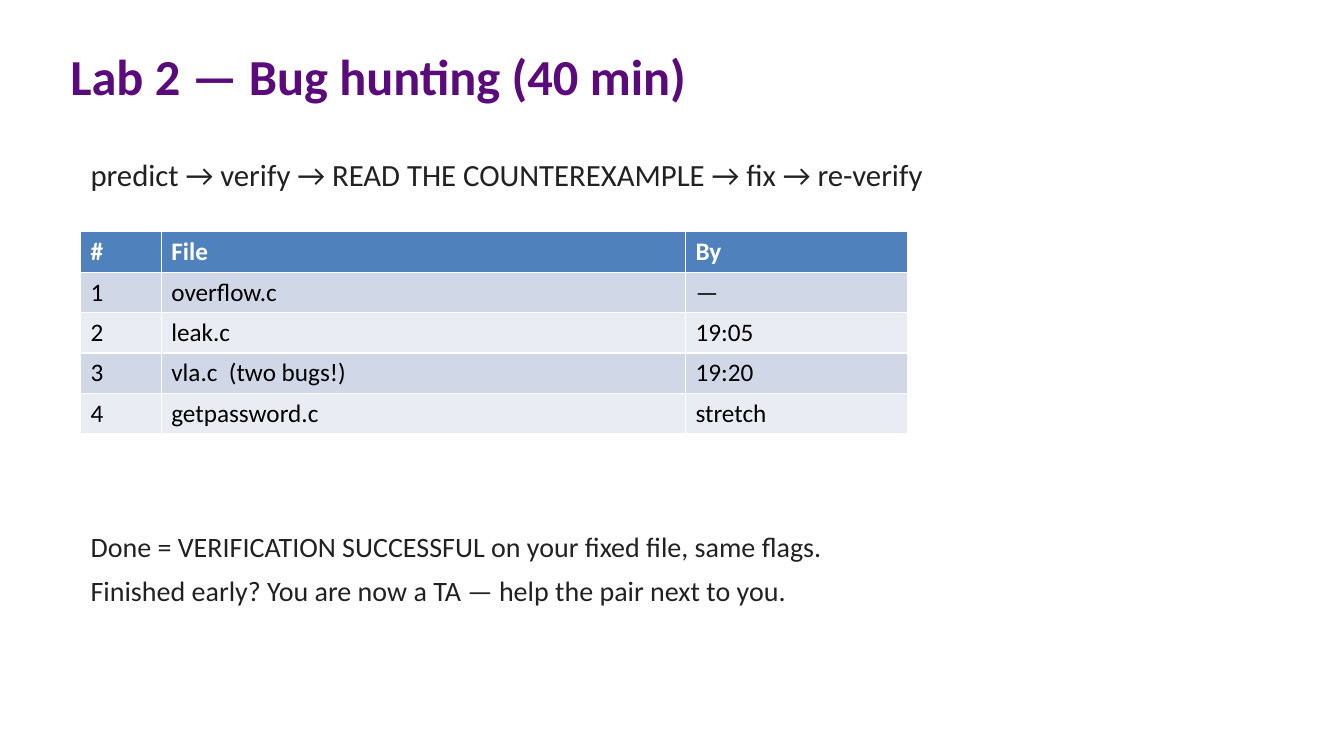
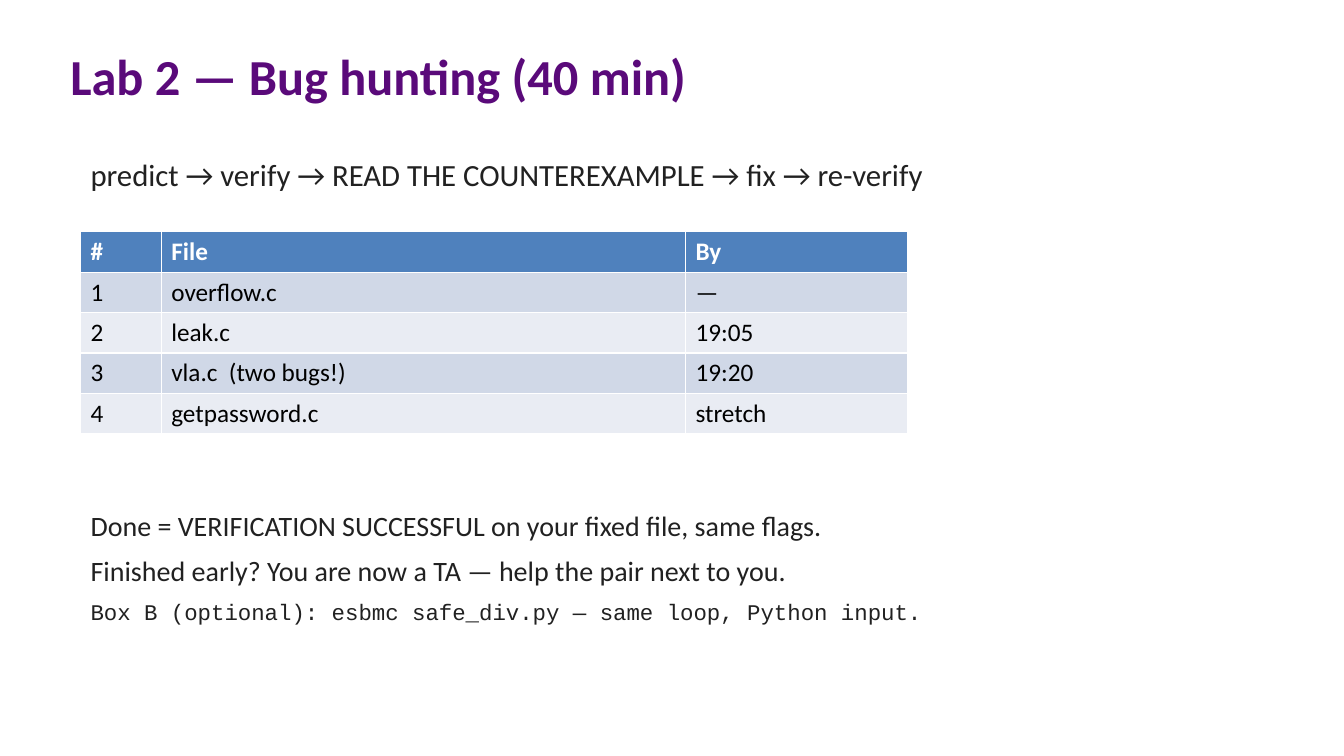
Before and after one commit to lucasccordeiro/unifei, a slide deck: slide 11 of slides/session2/01-session2-hands-on.pptx (slide 10 before the commit). Drawn at 1344x756 pixels with LibreOffice and Linux fonts; fonts in the diff are those of the drawing. Boxes give left, top, right and bottom in pixels: in the first picture for what was removed or moved away, otherwise in the second. Text is boxed around its words. In the diff, an @@ line names an element or a change of style, - is before the commit and + after.

```diff
--- a/slides/session2/01-session2-hands-on.pptx
+++ b/slides/session2/01-session2-hands-on.pptx
@@ text "Done = VERIFICATION SUCCESSFUL on ...": place and size @@
-text "Done = VERIFICATION SUCCESSFUL on ..." at box(91, 537, 821, 606)
+text "Done = VERIFICATION SUCCESSFUL on ..." at box(91, 516, 921, 625)
@@ text at box(91, 604, 921, 625): paragraph added @@
+Box B (optional): esbmc safe_div.py — same loop, Python input.
```
Also in this commit, not shown: 1 other slide changed, 1 slide added, 9 other files.
